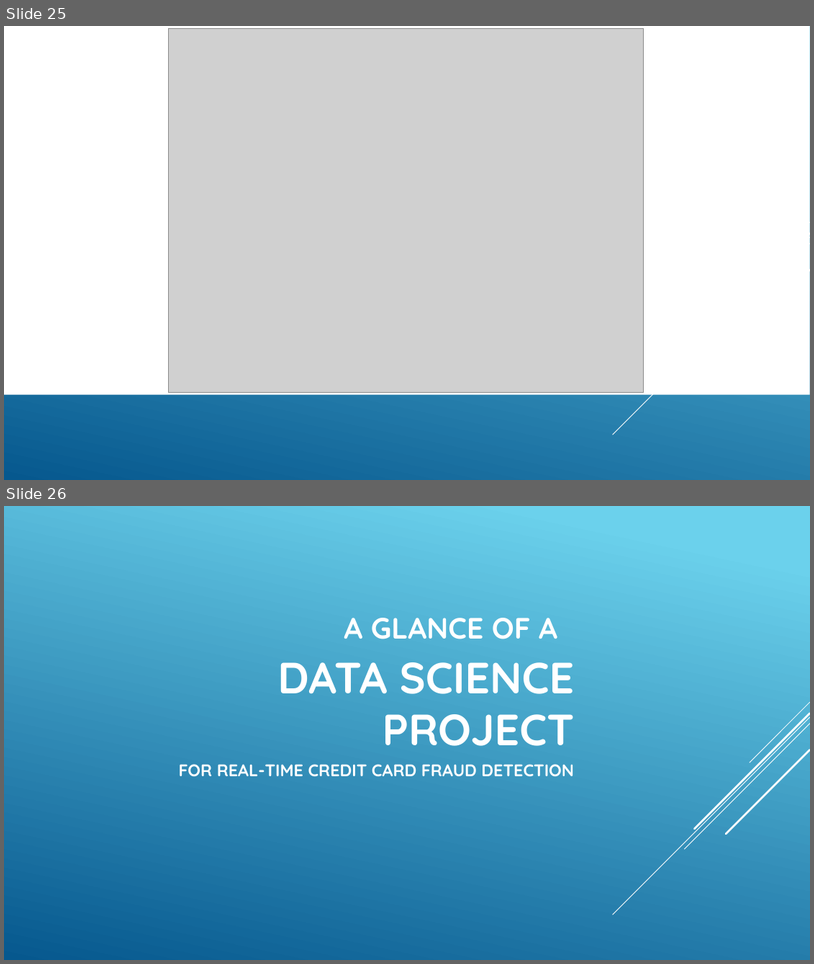
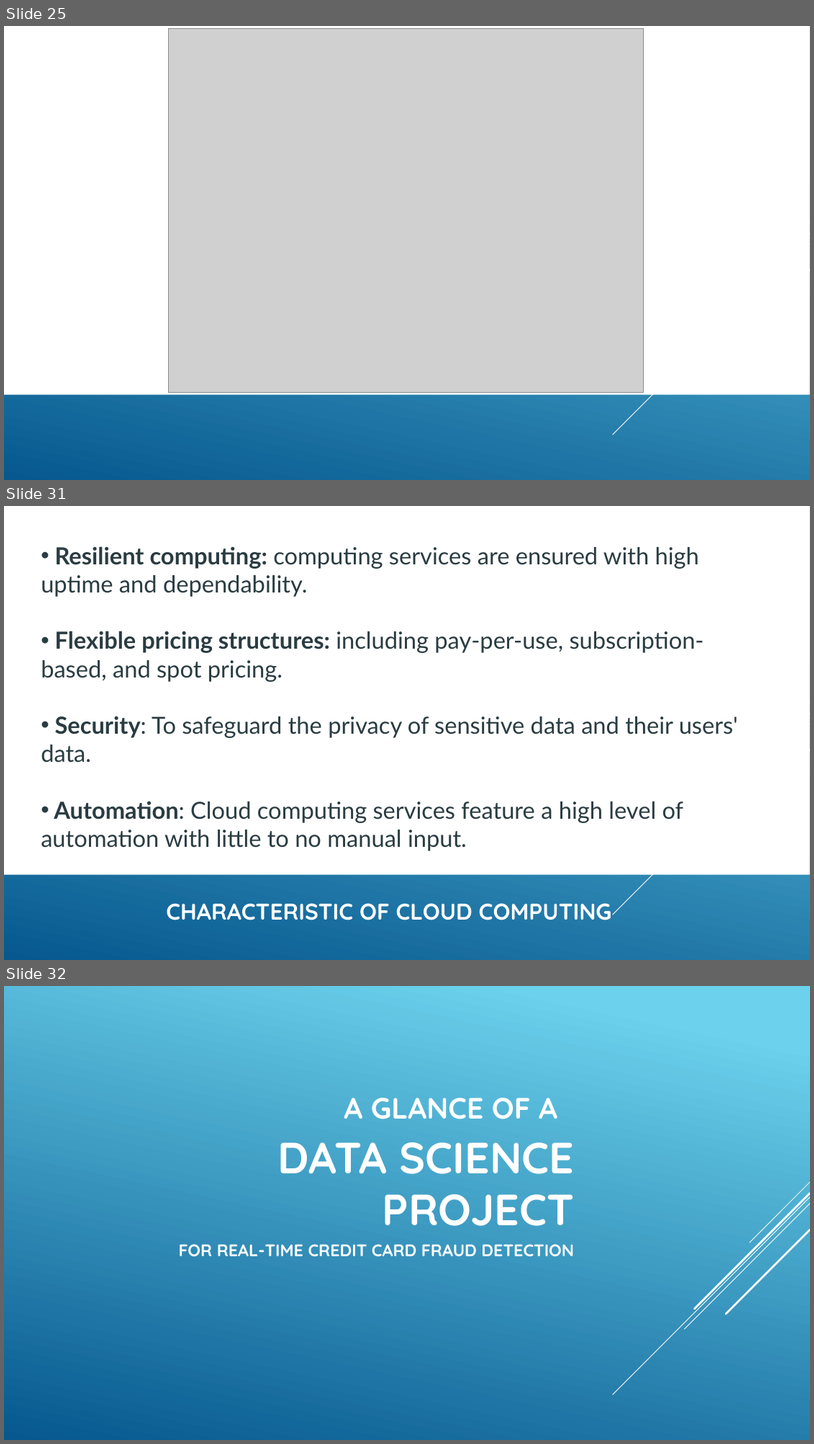
Before and after one commit to pengdsci/STA551, a slide deck: w01/What-is-data-sience.pptx. Shown one above the other, each under a label of ours: slides 25 and 26 before the commit, slides 25, 31 and 32 after it; the slides between them are not shown. The pictures are 814x964 and 814x1444 pixels, drawn with LibreOffice and Linux fonts; fonts in the diff are those of the drawing; grey boxes stand for pictures. Boxes give left, top, right and bottom in pixels: in the first picture for what was removed or moved away, otherwise in the second. Text is boxed around its words. In the diff, an @@ line names an element or a change of style, - is before the commit and + after.

```diff
--- a/w01/What-is-data-sience.pptx
+++ b/w01/What-is-data-sience.pptx
@@ slide 31 added at <box>4,506,810,960</box>, background gradient #6ED2EB to #06588E @@
@@ snip rect added at <box>4,506,810,875</box>, fill #FFFFFF @@
@@ text added at <box>41,546,738,851</box>, 28 pt, text #2A3C42 @@
+• Resilient computing: computing services are ensured with high uptime and dependability.
+• Flexible pricing structures: including pay-per-use, subscription-based, and spot pricing.
+• Security: To safeguard the privacy of sensitive data and their users' data.
+• Automation: Cloud computing services feature a high level of automation with little to no manual input.
@@ rectangle added at <box>640,548,684,577</box>, fill #FFFFFF @@
@@ group added at <box>613,702,810,914</box>: 5 lines @@
@@ text added at <box>166,903,612,920</box>, 27.1 pt, text #FFFFFF, bold @@
+CHARACTERISTIC OF CLOUD COMPUTING
@@ what was slide 26 is now slide 32 @@
```
Also in this commit, not shown: 5 other slides added, 1 other file.
